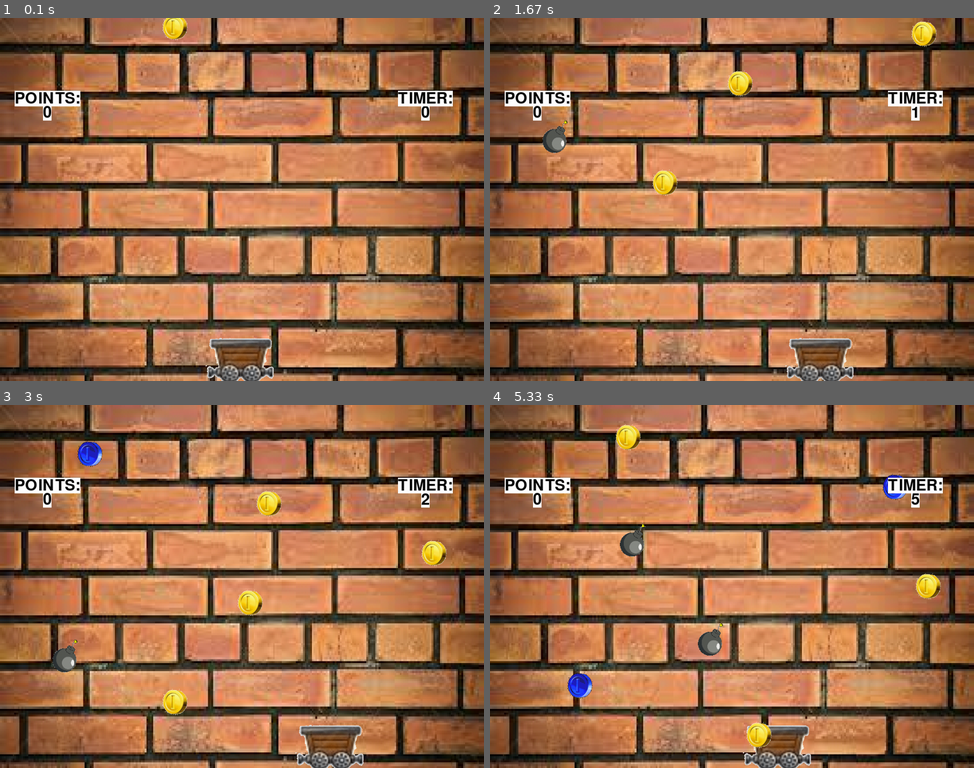
Above: before the commit, frames 1-4 (two rows, left to right).
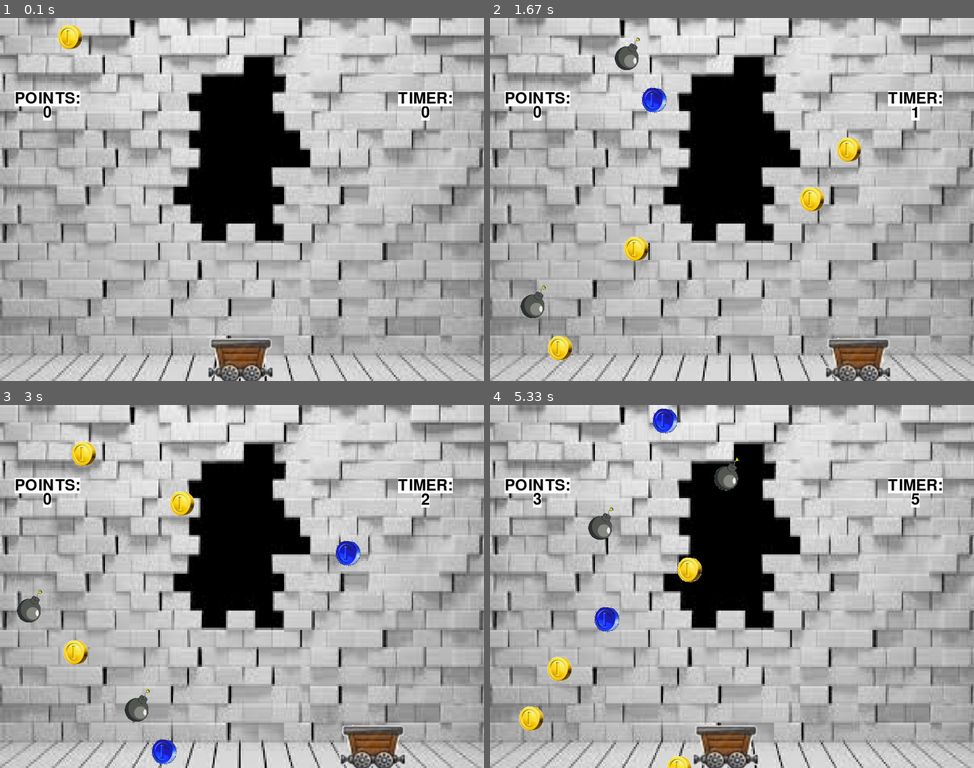
Above: after the commit, the same moments.

Repository: vineetjc/pygame-Coin-Fall-
Game: pygame game, started from main.py
Same seed, same stepped clock (60 frames per second), same inputs: the game is played once before the commit and once after it.
Inputs:
- Up to frame 1 (0.1 s): no input
- Up to frame 2 (1.67 s): hold Right 0.33-0.8 s; hold Right 0.83-1.3 s; hold Left from 1.33 s (still down)
- Up to frame 3 (3 s): release Left at 1.87 s; hold Left 1.9-2.3 s; hold Right 2.33-2.97 s
- Up to frame 4 (5.33 s): hold Left 3-3.47 s; hold Right 3.5-3.97 s; hold Right 4-4.47 s; hold Left 4.5-5.03 s; hold Left from 5.07 s (still down)

The runs differ from the first frame. In frame 1, 97% of the frame differs, in the area x 0-100%, y 0-100%; in frame 2, 98%; in frame 3, 98%; in frame 4, 99%.

Commit message:
temp commit

Diff:
--- a/main.py
+++ b/main.py
@@ -3,55 +3,132 @@
 # - Port to Python3
 # - Add Game Restart
 ######################################
+
 import pygame
 import sys
 import random
 import math
 
 from pygame.locals import QUIT, KEYUP
-from src.resources import Resources
-from src.cart import Cart
-from src.coin import Coin
-from src.bluecoin import BlueCoin
-from src.bomb import Bomb
 
 pygame.init()
 
-# setup the window display
+#setup the window display
 size = (1024, 768)
-windowSurface = pygame.display.set_mode(size, 0, 32)
+windowSurface  = pygame.display.set_mode(size, 0, 32)
 pygame.display.set_caption('Super Mumbo Epicness')
 
-# initialize resources
-res = Resources(pygame)
-
-
-def coinGame():  # Renamed from CoinGame to coinGame
+# set up fonts
+basicFont = pygame.font.SysFont(None, 48) #None is for default system font
+
+#set colors R, G, B code
+BLACK = (0, 0, 0)
+WHITE = (255, 255, 255)
+
+#images; convert() for easy blitting
+cart_img = pygame.image.load('Images/bb.jpg').convert()
+coin_img = pygame.image.load('Images/coin.jpg').convert()
+bluecoin = pygame.image.load('Images/bluecoin.jpg').convert()
+bomb = pygame.image.load('Images/bomb.png').convert()
+R = random.randint(1, 4)
+BG = pygame.image.load('Images/coinfallbg'+str(R)+'.jpg').convert()
+
+
+class Cart(object):
+    def __init__(self):
+        self.image = cart_img
+        self.x = (size[0] / 2) - 80
+        self.y = size[1] - 120
+        self.points = 0
+        self.dead = False #Add this for game end check
+
+
+    def handle_keys(self):
+        key = pygame.key.get_pressed()
+        dist = 10 #Change this value if necessary
+        if key[pygame.K_RIGHT]:
+            if self.x < size[0] - 140:
+                self.x += dist
+
+        elif key[pygame.K_LEFT]:
+            if self.x > -10:
+                self.x -= dist
+
+
+    def draw(self, surface):
+        surface.blit(self.image, (self.x, self.y))
+
+
+    def collect_item(self, coin):
+        if 645 > coin.y > 633:
+            if ((self.x < coin.x + (55.0 / 2) < self.x + 160) and
+                (self.x < coin.x) and (self.x + 160 > coin.x + 55)):
+                try:
+                    if coin.image == bluecoin:
+                        self.points += 3 #Bonus coin
+                    elif coin.image == bomb:
+                        pygame.time.delay(500)
+                        self.dead = True #Replace quit with death
+                    else:
+                        self.points += 1
+                    del coin.image
+                except AttributeError:
+                    pass
+
+
+class Coin():
+    def __init__(self):
+        self.image = coin_img
+        self.x = random.randint(0, size[0] - 55)
+        self.y = -15
+
+
+    def fall(self):
+        self.y += 7 #Change the value if necessary
+
+
+    def draw(self, surface):
+        try:
+            surface.blit(self.image, (self.x, self.y))
+        except AttributeError:
+            pass
+
+
+class BlueCoin(Coin): #bonus coin
+    def __init__(self):
+        Coin.__init__(self)
+        self.image = bluecoin
+
+
+class Bomb(Coin):
+    def __init__(self):
+        Coin.__init__(self)
+        self.image = bomb
+
+
+def coin_game():
     result = 0
     i = 1
     coinlist = []
     gameclock = pygame.time.Clock()
     timer = 0
-    cart = Cart(res, size)
-
-    # Set up texts
-    time_text = res.basicFont.render('TIMER:', True, res.BLACK, res.WHITE)
+    cart = Cart()
+
+    #Set up texts
+    time_text = basicFont.render('TIMER:', True, BLACK, WHITE)
     textbox = time_text.get_rect(center=(900, 170))
-    point_text = res.basicFont.render('POINTS:', True, res.BLACK, res.WHITE)
+    point_text = basicFont.render('POINTS:', True, BLACK, WHITE)
     pointbox = point_text.get_rect(center=(100, 170))
-    display_time = res.basicFont.render('0', True, res.BLACK, res.WHITE)
+    display_time = basicFont.render('0', True, BLACK, WHITE)
     timebox = display_time.get_rect(center=(900, 200))
-    score = res.basicFont.render(str(cart.points), True, res.BLACK, res.WHITE)
+    score = basicFont.render(str(cart.points), True, BLACK, WHITE)
     scorebox = score.get_rect(center=(100, 200))
-
-    # Add a restart text
-    restart = res.basicFont.render(
-        'Press R to restart!', True, res.BLACK, res.WHITE)
+    restart = basicFont.render('Press R to restart!', True, BLACK, WHITE)
     restartbox = restart.get_rect(center=(512, 384))
 
-    over = False
-
-    while True:  # Changed to infinite loop
+    over = False #Flag variable to check if game over
+
+    while True:
         if timer > 30 or cart.dead:
             over = True
 
@@ -59,65 +136,60 @@
             if event.type == QUIT:
                 pygame.quit()
                 sys.exit()
-            # Add a restart key
+
+            #Add a restart key
             elif event.type == KEYUP:
                 if event.key == pygame.K_r and (cart.dead or over):
                     over = False
-                    time_text = res.basicFont.render(
-                        'TIMER:', True, res.BLACK, res.WHITE)
-                    cart = Cart(res, size)
+                    time_text = basicFont.render('TIMER:', True, BLACK, WHITE)
+                    cart = Cart()
                     timer = 0
                     coinlist = []
                     i = 1
 
         if not over:
-            cart.handle_keys(pygame, size)
-            windowSurface.blit(pygame.transform.scale(res.BG, size), (0, 0))
+            cart.handle_keys()
+            windowSurface.blit(pygame.transform.scale(BG, size), (0, 0))
             cart.draw(windowSurface)
 
-            # randomizing bonus coin/bomb/coin fall frequency, can change this
-            if not i % 3 or not i % 4:
+            #randomizing bonus coin/bomb/coin fall frequency, can change this
+            if not i%3 or not i%4:
                 select = random.randint(1, 2)
                 if select == 1:
-                    c = BlueCoin(res, size)  # Changed C to c
-                else:  # Remove redundant check
-                    c = Bomb(res, size)
-            elif not i % 5 or not i % 7 or not i % 11:
-                c = Bomb(res, size)
+                    c = BlueCoin()
+                else: #select = 2
+                    c = Bomb()
+            elif not i%5 or not i%7 or not i%11:
+                c = Bomb()
             else:
-                c = Coin(res, size)
+                c = Coin()
 
             coinlist.append(c)
 
             for b in coinlist[0:i:15]:
-                # (use 14 or 15) this is for the rate at which
-                # objects fall, can change this
+                #(use 14 or 15) this is for the rate at which
+                #objects fall, can change this
                 b.draw(windowSurface)
                 b.fall()
-                cart.collect_item(pygame, res, b)
-
-    # pygame.display.flip() #Redundant call
+                cart.collect_item(b)
+
             i += 1
 
-        # Update time
-        seconds = gameclock.tick(30)/1000.0
+        #Update time
+        seconds = gameclock.tick(60)/1000.0
         timer += seconds
-        # returns real value of timer to int value
-        int_timer = math.trunc(timer)
+        int_timer = math.trunc(timer) #returns real value of timer to int value
         if int_timer < 30 and not (cart.dead or over):
-            display_time = res.basicFont.render(
-                str(int_timer), True, res.BLACK, res.WHITE)
+            display_time = basicFont.render(str(int_timer), True, BLACK, WHITE)
             windowSurface.blit(display_time, timebox)
-        else:  # Removed redundant check
-            time_text = res.basicFont.render(
-                'TIME UP!', True, res.BLACK, res.WHITE)
+        else:
+            time_text = basicFont.render('TIME UP!', True, BLACK, WHITE)
         windowSurface.blit(time_text, textbox)
         windowSurface.blit(point_text, pointbox)
-        score = res.basicFont.render(
-            str(cart.points), True, res.BLACK, res.WHITE)
+        score = basicFont.render(str(cart.points), True, BLACK, WHITE)
         windowSurface.blit(score, scorebox)
 
-        # Add a restart display if dead or timeup
+        #Add a restart display if dead or timeup
         if cart.dead or over:
             windowSurface.blit(restart, restartbox)
 
@@ -128,4 +200,4 @@
 
 
 if __name__ == "__main__":
-    coinGame()
+    coin_game()
